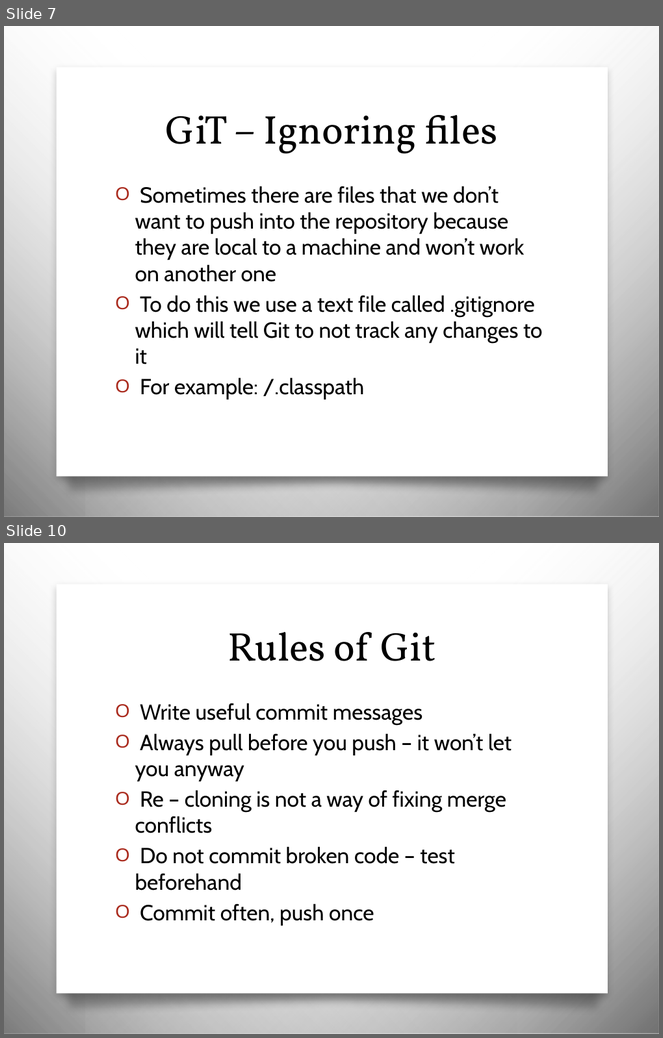
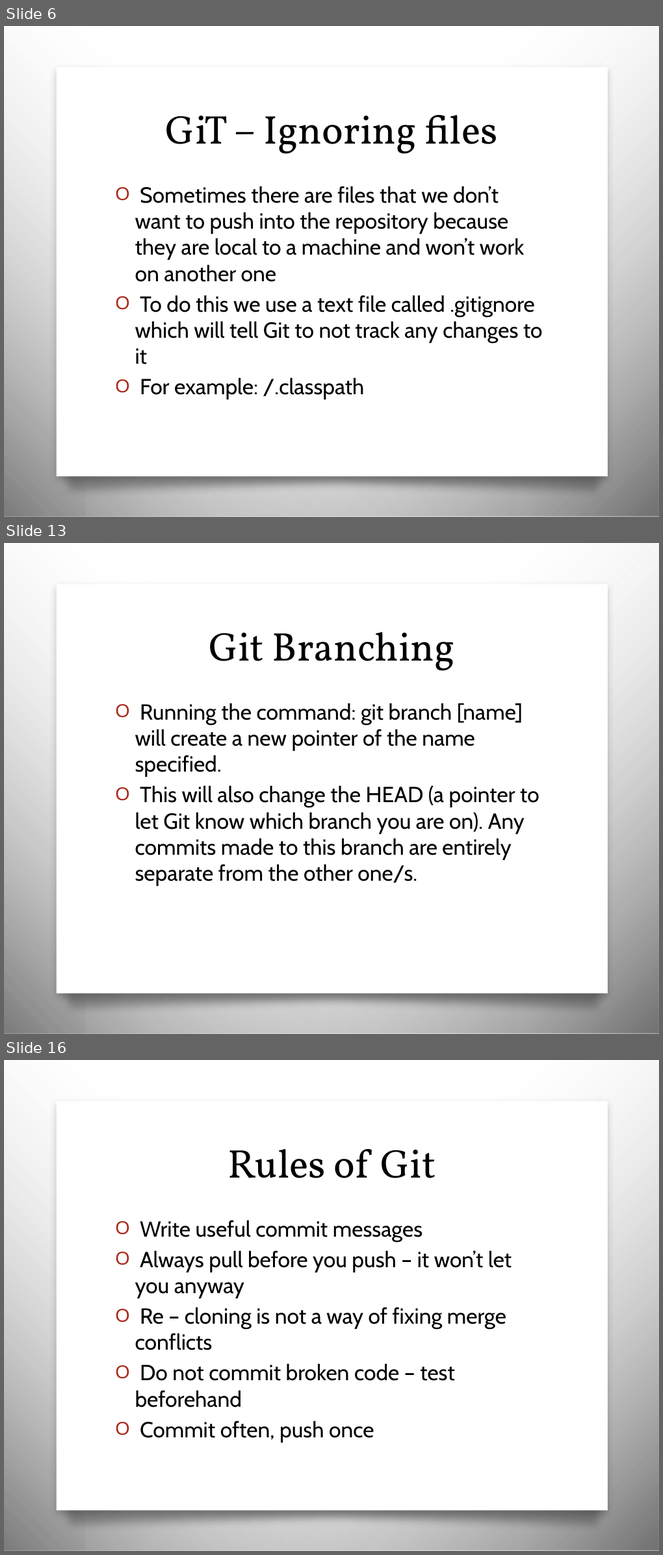
Before and after one commit to JCMander/PortalPower, a slide deck: Git/Git Slides.pptx. Shown one above the other, each under a label of ours: slides 7 and 10 before the commit, slides 6, 13 and 16 after it; the slides between them are not shown. The pictures are 663x1038 and 663x1555 pixels, drawn with LibreOffice and Linux fonts; fonts in the diff are those of the drawing; background and template pictures are left out. Boxes give left, top, right and bottom in pixels: in the first picture for what was removed or moved away, otherwise in the second. Text is boxed around its words. In the diff, an @@ line names an element or a change of style, - is before the commit and + after.

```diff
--- a/Git/Git Slides.pptx
+++ b/Git/Git Slides.pptx
@@ slide 13 added at box(4, 543, 659, 1034), background picture (left out); not listed: 4 template elements that a slide beside it also shows @@
@@ title added at box(209, 632, 455, 671), 44 pt, text #000000 @@
+Git Branching
@@ text added at box(135, 703, 540, 886), 24 pt, text #000000 @@
+O Running the command: git branch [name] will create a new pointer of the name specified.
+O This will also change the HEAD (a pointer to let Git know which branch you are on). Any commits made to this branch are entirely separate from the other one/s.
@@ what was slide 7 is now slide 6 @@
@@ what was slide 10 is now slide 16 @@
```
Also in this commit, not shown: 7 slides changed, 5 other slides added.
